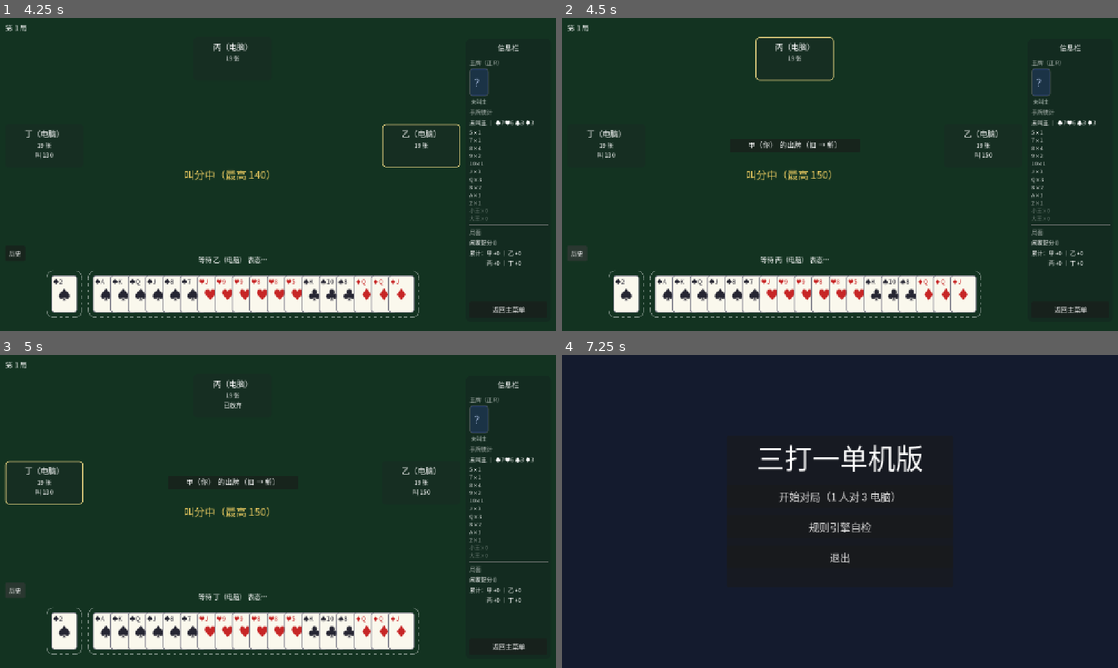
Above: before the commit, frames 1-4 (two rows, left to right).
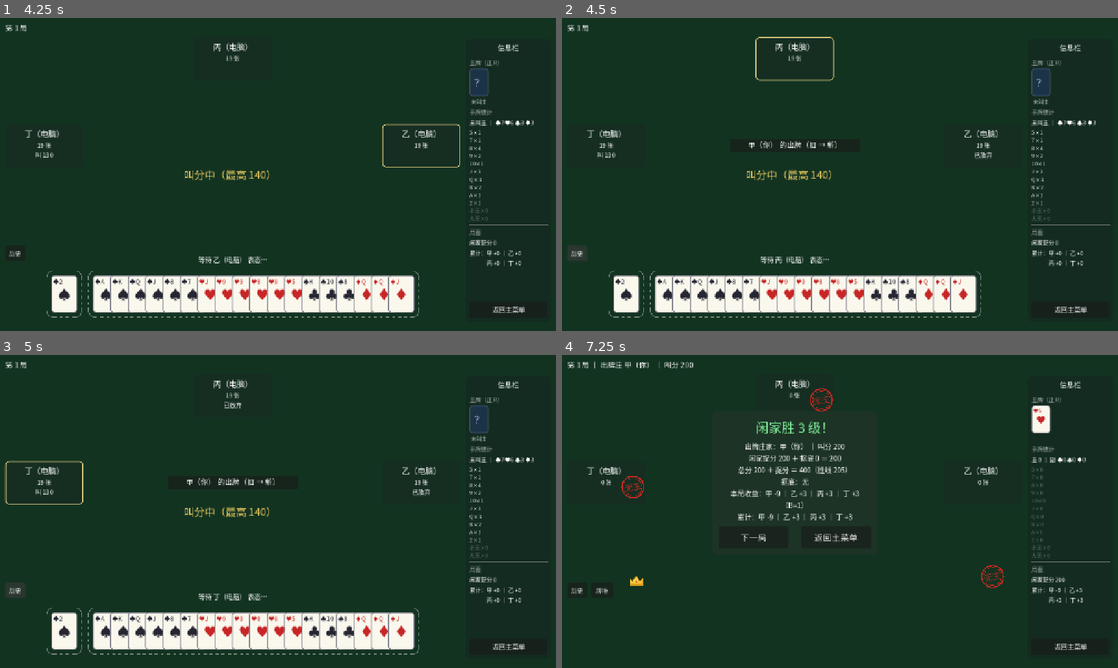
Above: after the commit, the same moments.

Repository: longy1/three-beat-one
Game: Godot game, scene res://scene/main_menu.tscn
The game is run twice, just before and just after one commit, with the same random seed, the same clock (stepped at 60 frames per second) and the same inputs.
Inputs:
- Up to frame 1 (4.25 s): click "开始对局（1 人对 3 电脑）" at 0.5 s; click "叫 135" at 1.25 s; click "返回主菜单" at 2 s; click "开始对局（1 人对 3 电脑）" at 2.75 s; click "叫 140" at 3.5 s
- Up to frame 2 (4.5 s): click "历史" at 4.25 s
- Up to frame 3 (5 s): no input
- Up to frame 4 (7.25 s): click "返回主菜单" at 5 s; click "规则引擎自检" at 5.75 s; click "返回主菜单" at 6.5 s

Frame 1 is identical in both runs. In frame 2, less than 0.1% of the frame differs, in the area x 45-78%, y 42-52%; in frame 3, less than 0.1%; in frame 4, 21%, in the area x 0-99%, y 1-95%.
Error after the commit: Invalid access to property or key 'cards' on a base object of type 'RefCounted (Card)'. (res://core/ai_play.gd:179)

Commit message:
ai: 角色化策略迭代——叫分 EV 定上限档+5 平滑递进（弃跳档）；闲家不主动领主牌对/优先队友缺门/提前下分；庄家藏强勾引/弱主逼主/逼空闯副/早局闯对；重校准采纳新 BID_CALIB（仅 130/135 正 EV）

Diff:
--- a/core/ai_bidding.gd
+++ b/core/ai_bidding.gd
@@ -41,17 +41,19 @@
 	return score
 
 
-## ── 叫分校准模型（2026-11-16 蒙特卡洛校准：test/calibrate_bidding.gd，1260 局 AI 互搏）──
-## 庄家平均收益（B=1）按「叫分档 × 手牌强度桶」查表；强度桶中心 17.5/42.5/57.5/82.5。
-## 校准结论：仅极强牌（≥65）叫 130/150 为正期望（+0.85/+0.45）；180/200 一律负期望。
+## ── 叫分校准模型（2026-11-17 重校准：test/calibrate_bidding.gd，1260 局新出牌策略 AI 互搏）──
+## 庄家平均收益（B=1）按「叫分档 × 手牌强度桶」查表；桶 [0,35)/[35,50)/[50,65)/[65,∞)，
+## 插值中心近似 17.5/42.5/57.5/82.5。
+## 校准结论（新出牌策略下）：仅强牌（≥65）在 130/135 为正期望（+0.40/+1.05），
+## 150 及以上全负——庄闲双方都变强后坐庄收益收窄，AI 自然收敛到低叫分平滑竞叫。
 ## 校准值受出牌策略水平约束：出牌策略迭代后需重跑校准工具。
 const BID_CALIB := {
-	130: [-4.43, -1.14, -0.81, 0.85],
-	135: [-3.26, -2.45, -0.45, 0.40],
-	150: [-3.00, -2.35, -2.20, 0.45],
-	165: [-3.12, -4.13, -2.45, -0.75],
-	180: [-4.89, -4.05, -2.65, -1.55],
-	200: [-5.35, -4.56, -3.15, -1.95],
+	130: [-2.83, -0.56, -0.95, 0.40],
+	135: [-2.85, -1.35, -1.80, 1.05],
+	150: [-3.23, -1.50, -2.25, 0.10],
+	165: [-3.97, -2.45, -1.90, 0.10],
+	180: [-5.05, -3.10, -3.85, -0.80],
+	200: [-5.30, -3.60, -2.35, -1.65],
 }
 const CALIB_CENTERS := [17.5, 42.5, 57.5, 82.5]
 
@@ -69,9 +71,9 @@
 
 
 ## 返回意向叫分或 BID_PASS。
-## 策略（期望收益模型）：对每个可叫档位查校准收益表（含强度插值），
-## 取期望最大者——仅当期望 > 0.2 直接叫；接近打平（-0.6~0.2）时 40% 概率
-## 参与竞叫；明显负期望一律放弃。130 档 = 底叫被动坐庄（不主动叫）。
+## 策略（2026-11-17 平滑化）：校准 EV 只用来选出「愿叫上限档」——期望 > 0.2 才愿意叫；
+## -0.6~0.2 噪声区 40% 概率参与。实际叫分 = 当前最高 + 5，逐轮平滑递进到上限档，
+## 不再一步跳档（130 一手叫到 150 体验差）；现最高已越过上限档则放弃。
 static func choose_bid(hand: Array, highest_bid: int, rng: RandomNumberGenerator) -> int:
 	var s: float = float(hand_strength(hand))
 	var best_b := BID_PASS
@@ -85,8 +87,10 @@
 			best_b = b
 	if best_b == BID_PASS:
 		return BID_PASS
-	if best_gain > 0.2:
-		return best_b
-	if best_gain > -0.6 and rng.randf() < 0.4:
+	var willing := best_gain > 0.2 or (best_gain > -0.6 and rng.randf() < 0.4)
+	if not willing:
 		return BID_PASS
-	return BID_PASS
+	var step: int = highest_bid + 5
+	if step > 200 or step > best_b:
+		return BID_PASS  # 超封顶，或现最高已越过愿叫上限
+	return step
--- a/core/ai_play.gd
+++ b/core/ai_play.gd
@@ -99,9 +99,12 @@
 
 ## 出牌决策（数据进/决策出）。plays 为本轮已出记录 [{ seat, cards, role }]，
 ## plays[0] 为领出；空数组表示本手领出。
-static func choose_play(hand: Array, trump: TrumpInfo, plays: Array, seat: int, banker_seat: int) -> Array:
+## history = 已结算轮次（可空）、trump_void = 7.3 无主公示（seat → bool，可空）：
+## 供领出角色策略做情报推断，缺省时退化为纯手牌贪心。
+static func choose_play(hand: Array, trump: TrumpInfo, plays: Array, seat: int, banker_seat: int,
+		history: Array = [], trump_void: Array = [false, false, false, false]) -> Array:
 	if plays.is_empty():
-		return _choose_lead(hand, trump)
+		return _choose_lead(hand, trump, seat, banker_seat, history, trump_void)
 
 	var lead := Combo.detect(plays[0].cards, trump)
 	if lead == null:
@@ -125,6 +128,11 @@
 	var last_seat := plays.size() >= 3
 	var s_class: int = lead.suit
 
+	# 提前下分（2026-11-17）：当前庄家领先、场上仍有未现身的王（队友手里可能还压得住）
+	# 且后面还有人出牌 → 把分牌垫进这轮；确定压不住 → 保留分牌
+	var teammate_may_beat: bool = i_am_defender and cur.seat == banker_seat and plays.size() <= 2 \
+		and _unseen_big_trumps(history) > 0
+
 	# 1) 有同牌型 → 必须跟：队友领先出最小；否则能赢用最小，赢不了出最小
 	if FollowRule.has_type(hand, s_class, lead.type, trump):
 		var options := list_type_options(hand, s_class, lead.type, trump)
@@ -134,6 +142,16 @@
 		for opt in options:
 			if opt.power > beat_power:
 				return opt.cards
+		# 压不住且队友也难压：跟牌里优先无分的（不在庄家赢轮白送分）
+		if not teammate_may_beat:
+			for opt in options:
+				var has_pts := false
+				for c in opt.cards:
+					if c.points() > 0:
+						has_pts = true
+						break
+				if not has_pts:
+					return opt.cards
 		return options[0].cards
 
 	# 2) 有该类牌但不成型 → 打尽（含优先对子），必输本轮
@@ -149,11 +167,161 @@
 			for opt in kills:
 				if opt.power > beat_power:
 					return opt.cards
-	return build_discard(hand, trump, lead.cards.size(), winner_is_teammate and i_am_defender)
-
-
-## 领出：手中最大的完整牌型（拖拉机 > 对子 > 单张）
-static func _choose_lead(hand: Array, trump: TrumpInfo) -> Array:
+	var feed: bool = (winner_is_teammate and i_am_defender) or teammate_may_beat
+	return build_discard(hand, trump, lead.cards.size(), feed)
+
+
+## 场上仍未现身的王（大王/小王各 2 张）：> 0 说明队友手里仍有可能握着压牌王牌
+static func _unseen_big_trumps(history: Array) -> int:
+	var seen := 0
+	for th in history:
+		for p in th.plays:
+			for c in p.cards:
+				if c.is_joker():
+					seen += 1
+	return maxi(0, 4 - seen)
+
+
+## 从历史推断各座位缺失的副花色：某副花色 S 领出的轮次里，
+## 该座位未打出任何 S 牌（无论垫牌还是杀主）→ 其已无 S。返回 { seat: { suit: true } }
+static func _infer_suit_voids(history: Array, trump: TrumpInfo) -> Dictionary:
+	var voids := {}
+	for th in history:
+		var plays: Array = th.plays
+		if plays.is_empty():
+			continue
+		var lead := Combo.detect(plays[0].cards, trump)
+		if lead == null or lead.suit == TrumpInfo.CLASS_TRUMP:
+			continue
+		var s: int = lead.suit
+		for p in plays:
+			var has_s := false
+			for c in p.cards:
+				if trump.effective_suit(c) == s:
+					has_s = true
+					break
+			if not has_s:
+				if not voids.has(p.seat):
+					voids[p.seat] = {}
+				voids[p.seat][s] = true
+	return voids
+
+
+## 领出策略（2026-11-17 角色化重写）：
+## - 庄家：①握顶张（大王对/四王）先出最高常主对勾引（藏强牌诱闲家下分/耗牌）
+##   ②弱主（无王 ≤5 张）且有副对 → 先出最小主牌单张逼闲家放主
+##   ③逼空（≥2 闲家公示无主）→ 出最大副牌组合闯
+##   ④开局（手牌 ≥12）有 Q 以上副对 → 提前闯（防主牌不够大时被单张拆散）
+##   ⑤默认：最强完整组合（拖 > 对 > 单）
+## - 闲家：不主动领主牌对/拖（除非无副牌、庄家已公示无主）；副牌领出优先
+##   队友已缺失的花色（可放心喂分），避开庄家已缺失的花色（防小杀）；无组合时领最大单张
+static func _choose_lead(hand: Array, trump: TrumpInfo, seat: int, banker_seat: int,
+		history: Array = [], trump_void: Array = [false, false, false, false]) -> Array:
+	var trump_pairs := FollowRule.list_pairs(hand, TrumpInfo.CLASS_TRUMP, trump)
+	var trump_tractors := FollowRule.list_tractors(hand, TrumpInfo.CLASS_TRUMP, trump)
+	var side_combos: Array = []  # [{ cards, power, suit }]（副牌对子与拖拉机）
+	var has_side := false
+	var trump_count := 0
+	var has_joker := false
+	for c in hand:
+		if trump.is_trump(c):
+			trump_count += 1
+			if c.is_joker():
+				has_joker = true
+		else:
+			has_side = true
+	for suit_class in Card.NORMAL_SUITS:
+		for pair in FollowRule.list_pairs(hand, suit_class, trump):
+			side_combos.append({cards = pair, power = trump.card_power(pair[0]), suit = suit_class})
+		for t in FollowRule.list_tractors(hand, suit_class, trump):
+			side_combos.append({cards = t, power = Combo.power(Combo.detect(t, trump), trump), suit = suit_class})
+
+	# 主牌组合里的顶张标记：大王对 / 四王
+	var holds_joker_pair := false
+	for pair in trump_pairs:
+		if pair[0].is_joker() and pair[0].rank == Card.RANK_BIG_JOKER:
+			holds_joker_pair = true
+	for t in trump_tractors:
+		var jokers := 0
+		for c in t:
+			if c.is_joker():
+				jokers += 1
+		if jokers == 4:
+			holds_joker_pair = true
+
+	# ================= 庄家 =================
+	if seat == banker_seat:
+		var defenders_void := 0
+		for d in 4:
+			if d != banker_seat and trump_void.size() == 4 and trump_void[d]:
+				defenders_void += 1
+		var permanent_pairs: Array = []
+		for pair in trump_pairs:
+			if not pair[0].is_joker() and trump.is_permanent_trump(pair[0]):
+				permanent_pairs.append(pair)
+		# ① 藏强勾引：握顶张且另有常主对 → 先出最高常主对（顶张留到后手收割）
+		if holds_joker_pair and not permanent_pairs.is_empty():
+			permanent_pairs.sort_custom(_pair_power_desc(trump))
+			return permanent_pairs[0]
+		# ② 弱主逼主：先出最小主牌单张，逼闲家放主消耗
+		if trump_count >= 1 and trump_count <= 5 and not has_joker \
+				and not side_combos.is_empty() and defenders_void < 2:
+			var lowest: Card = null
+			for c in hand:
+				if trump.is_trump(c) and (lowest == null or trump.card_power(c) < trump.card_power(lowest)):
+					lowest = c
+			return [lowest]
+		# ③ 逼空闯副：闲家主牌已耗干 → 最大副牌组合冲分
+		if defenders_void >= 2 and not side_combos.is_empty():
+			side_combos.sort_custom(_combo_power_desc)
+			return side_combos[0].cards
+		# ④ 早局闯中坚副对：趁主牌控制力尚在提前兑现，防被单张拆散
+		if hand.size() >= 12 and not side_combos.is_empty():
+			var big_side: Dictionary = side_combos[0]
+			for sc in side_combos:
+				if sc.power > big_side.power:
+					big_side = sc
+			if big_side.power >= Card.RANK_Q:
+				return big_side.cards
+		# ⑤ 默认：最强完整组合
+		return _best_combo(hand, trump, trump_pairs, trump_tractors, side_combos)
+
+	# ================= 闲家 =================
+	var banker_void: bool = trump_void.size() == 4 and trump_void[banker_seat]
+	if banker_void:
+		# 庄家已公示无主：主牌组合必赢，优先领主牌对（单张威胁已失）
+		var best_trump := _best_combo(hand, trump, trump_pairs, trump_tractors, [])
+		if best_trump.size() == 2 and not trump_pairs.is_empty():
+			return best_trump
+		if not trump_tractors.is_empty():
+			return best_trump
+	# 副牌组合评分：队友缺失花色加成（可放心喂分），庄家缺失花色减分（防小杀）
+	if not side_combos.is_empty():
+		var voids := _infer_suit_voids(history, trump)
+		var best_side: Dictionary = side_combos[0]
+		var best_score := -1.0
+		for sc in side_combos:
+			var score: float = float(sc.power)
+			for mate in 4:
+				if mate == seat or mate == banker_seat:
+					continue
+				if voids.has(mate) and voids[mate].has(sc.suit):
+					score += 300.0
+			if voids.has(banker_seat) and voids[banker_seat].has(sc.suit):
+				score -= 200.0
+			if score > best_score:
+				best_score = score
+				best_side = sc
+		return best_side.cards
+	if not has_side and (not trump_pairs.is_empty() or not trump_tractors.is_empty()):
+		# 无副牌可打：领主牌组合（例外许可）
+		return _best_combo(hand, trump, trump_pairs, trump_tractors, [])
+	return _best_combo(hand, trump, trump_pairs, trump_tractors, [])
+
+
+## 最强完整组合（拖拉机 > 对子 > 单张；原始贪心口径）
+static func _best_combo(hand: Array, trump: TrumpInfo, trump_pairs: Array, trump_tractors: Array,
+		side_combos: Array) -> Array:
 	var best: Array = []
 	var best_score := -1
 	for c in hand:
@@ -161,20 +329,31 @@
 		if s > best_score:
 			best_score = s
 			best = [c]
-	var classes: Array = [TrumpInfo.CLASS_TRUMP]
-	classes.append_array(Card.NORMAL_SUITS)
-	for suit_class in classes:
-		for pair in FollowRule.list_pairs(hand, suit_class, trump):
-			var s2 := trump.card_power(pair[0]) + 1000
-			if s2 > best_score:
-				best_score = s2
-				best = pair
-		for t in FollowRule.list_tractors(hand, suit_class, trump):
-			var s3 := Combo.power(Combo.detect(t, trump), trump) + 100000
-			if s3 > best_score:
-				best_score = s3
-				best = t
+	for pair in trump_pairs:
+		var s2 := trump.card_power(pair[0]) + 1000
+		if s2 > best_score:
+			best_score = s2
+			best = pair
+	for t in trump_tractors:
+		var s3 := Combo.power(Combo.detect(t, trump), trump) + 100000
+		if s3 > best_score:
+			best_score = s3
+			best = t
+	for sc in side_combos:
+		var s4: int = sc.power + 1000
+		if s4 > best_score:
+			best_score = s4
+			best = sc.cards
 	return best
+
+
+static func _pair_power_desc(trump: TrumpInfo) -> Callable:
+	return func(a: Array, b: Array) -> bool:
+		return trump.card_power(a[0]) > trump.card_power(b[0])
+
+
+static func _combo_power_desc(a, b) -> bool:
+	return a.power > b.power
 
 
 ## ============================= 出牌构造件（策略内部使用） =============================
--- a/core/ai_policy.gd
+++ b/core/ai_policy.gd
@@ -38,6 +38,8 @@
 	return AiPlay.choose_discard(hand, trump, GameEngine.BOTTOM_SIZE)
 
 
-## 出牌：从引擎状态解包数据后交纯策略（联机服务端应直接调 AiPlay.choose_play）
+## 出牌：从引擎状态解包数据后交纯策略（联机服务端应直接调 AiPlay.choose_play）；
+## 附带历史轮次与 7.3 无主公示（角色化领出/提前下分的情报输入）
 static func choose_play(engine: GameEngine, seat: int) -> Array:
-	return AiPlay.choose_play(engine.hands[seat], engine.trump, engine.current_plays, seat, engine.banker_seat)
+	return AiPlay.choose_play(engine.hands[seat], engine.trump, engine.current_plays,
+		seat, engine.banker_seat, engine.trick_history, engine.trump_void_seats)
--- a/test/test_ai_policy.gd
+++ b/test/test_ai_policy.gd
@@ -7,7 +7,7 @@
 
 func test_choose_bid_levels(test) -> void:
 	AiPolicy.rng.seed = 2026
-	# 极强牌（四王 + 多 2 + A 对 + K 对，strength≈86 → 校准桶 [65,∞)）
+	# 极强牌（四王 + 多 2 + A 对 + K 对，strength≈86 → 校准桶 [65,∞)，愿叫上限档 150）
 	var strong: Array = [
 		C(Card.Suit.JOKER, Card.RANK_BIG_JOKER, 0), C(Card.Suit.JOKER, Card.RANK_BIG_JOKER, 1),
 		C(Card.Suit.JOKER, Card.RANK_SMALL_JOKER, 0), C(Card.Suit.JOKER, Card.RANK_SMALL_JOKER, 1),
@@ -27,13 +27,20 @@
 		C(Card.Suit.SPADE, Card.RANK_A, 1), C(Card.Suit.HEART, Card.RANK_K, 0), C(Card.Suit.HEART, Card.RANK_K, 1),
 		C(Card.Suit.CLUB, Card.RANK_Q, 0), C(Card.Suit.DIAMOND, Card.RANK_2, 0),
 		C(Card.Suit.SPADE, Card.RANK_7, 0), C(Card.Suit.SPADE, Card.RANK_8, 0)]
-	# EV 模型：极强牌锁定校准正期望档 150（s≥65 叫 150 = +0.45）
-	test.eq(AiPolicy.choose_bid(strong, 130), 150, "极强牌叫 150（校准正 EV 档）")
-	test.eq(AiPolicy.choose_bid(strong, 150), GameEngine.BID_PASS, "150 已叫 → 剩余档全负 EV → 放弃")
-	test.eq(AiPolicy.choose_bid(strong, 165), GameEngine.BID_PASS, "165 起全负 EV → 放弃")
-	test.eq(AiPolicy.choose_bid(strong, 170), GameEngine.BID_PASS, "170 起无人应叫")
-	# 中等牌（strength≈65，落在校准噪声区）：插值后负 EV → 放弃（不激进）
-	test.eq(AiPolicy.choose_bid(medium, 130), GameEngine.BID_PASS, "中等牌负 EV → 放弃")
+	# 2026-11-17 平滑化 + 重校准：EV 只定愿叫上限档（新校准唯一明确正 EV 档 = 135），
+	# 实际叫分一律 最高+5 逐轮递进，不跳档
+	test.eq(AiPolicy.choose_bid(strong, 130), 135, "极强牌从 130 一手只叫 +5（不跳档）")
+	# 上限档附近为校准噪声区（150 档 +0.10）：40% 概率参与；参与必为 +5 平滑档
+	AiPolicy.rng.seed = 7
+	var near_cap: int = AiPolicy.choose_bid(strong, 135)
+	test.check(near_cap == GameEngine.BID_PASS or near_cap == 140,
+		"上限档附近：放弃或 +5 平滑（实际 %s）" % str(near_cap))
+	test.eq(AiPolicy.choose_bid(strong, 165), GameEngine.BID_PASS, "越过上限档全负 EV → 放弃")
+	test.eq(AiPolicy.choose_bid(strong, 180), GameEngine.BID_PASS, "180 起全负 EV → 放弃")
+	# 中等牌（strength≈65）：校准负 EV 区 → 要么放弃要么 +5 试探
+	var medium_bid: int = AiPolicy.choose_bid(medium, 130)
+	test.check(medium_bid == GameEngine.BID_PASS or medium_bid == 135,
+		"中等牌噪声区：要么放弃要么 +5（实际 %s）" % str(medium_bid))
 
 
 func test_choose_trump_prefers_long_suit(test) -> void:
@@ -171,3 +178,95 @@
 	var play := AiPlay.choose_play(hand, trump, plays, 1, 2)  # 自己 1 = 闲家，领出者 2 = 庄家
 	test.eq(play.size(), 2, "垫牌张数 = 甩打张数")
 	test.check(not play.has(hand[0]), "庄家甩打时不喂分（♥5 保留）")
+
+
+## ============================= 角色化领出策略（2026-11-17） =============================
+
+## 闲家不主动领主牌对：有副牌对 → 领副牌；庄家公示无主 / 无副牌 → 例外许可
+func test_defender_avoids_trump_pair_lead(test) -> void:
+	var t := TrumpInfo.new(Card.Suit.SPADE, Card.RANK_9)
+	var hand := [C(Card.Suit.SPADE, Card.RANK_9, 0), C(Card.Suit.SPADE, Card.RANK_9, 1),
+		C(Card.Suit.HEART, Card.RANK_A, 0), C(Card.Suit.HEART, Card.RANK_A, 1),
+		C(Card.Suit.CLUB, Card.RANK_5, 0), C(Card.Suit.DIAMOND, Card.RANK_7, 0)]
+	var lead := AiPlay.choose_play(hand, t, [], 1, 2)
+	test.eq(lead, [hand[2], hand[3]], "闲家有副牌对 → 领 ♥AA，不主动领主牌对")
+	var lead2 := AiPlay.choose_play(hand, t, [], 1, 2, [], [false, false, true, false])
+	test.eq(lead2, [hand[0], hand[1]], "庄家公示无主（7.3）→ 领主牌对必赢")
+	var trump_only := [C(Card.Suit.SPADE, Card.RANK_9, 0), C(Card.Suit.SPADE, Card.RANK_9, 1),
+		C(Card.Suit.SPADE, Card.RANK_J, 0)]
+	var lead3 := AiPlay.choose_play(trump_only, t, [], 1, 2)
+	test.eq(lead3, [trump_only[0], trump_only[1]], "实在没有副牌 → 领主牌对")
+
+
+## 闲家副牌领出优先队友已缺失的花色（从历史推断）
+func test_defender_prefers_teammate_void_suit(test) -> void:
+	var t := TrumpInfo.new(Card.Suit.SPADE, Card.RANK_9)
+	var hand := [C(Card.Suit.HEART, Card.RANK_A, 0), C(Card.Suit.HEART, Card.RANK_A, 1),
+		C(Card.Suit.CLUB, Card.RANK_K, 0), C(Card.Suit.CLUB, Card.RANK_K, 1),
+		C(Card.Suit.DIAMOND, Card.RANK_5, 0)]
+	var no_history := AiPlay.choose_play(hand, t, [], 1, 2)
+	test.eq(no_history, [hand[0], hand[1]], "无情报 → 领更大的 ♥AA")
+	var history := [{plays = [
+		{seat = 2, cards = [C(Card.Suit.CLUB, Card.RANK_7, 0), C(Card.Suit.CLUB, Card.RANK_7, 1)], role = FollowRule.Role.LEAD},
+		{seat = 0, cards = [C(Card.Suit.CLUB, Card.RANK_J, 0)], role = FollowRule.Role.FOLLOW_TYPE},
+		{seat = 3, cards = [C(Card.Suit.DIAMOND, Card.RANK_K, 0), C(Card.Suit.DIAMOND, Card.RANK_9, 0)], role = FollowRule.Role.DISCARD},
+		{seat = 1, cards = [C(Card.Suit.CLUB, Card.RANK_5, 0)], role = FollowRule.Role.FOLLOW_TYPE}], winner = 2}]
+	var lead := AiPlay.choose_play(hand, t, [], 1, 2, history)
+	test.eq(lead, [hand[2], hand[3]], "队友（丁）已无 ♣ → 优先领 ♣KK（可放心喂分）")
+
+
+## 庄家握顶张（大王对）另有常主对 → 先出常主对勾引，藏强牌
+func test_banker_baits_from_permanent_pair(test) -> void:
+	var t := TrumpInfo.new(Card.Suit.SPADE, Card.RANK_9)
+	var hand := [C(Card.Suit.JOKER, Card.RANK_BIG_JOKER, 0), C(Card.Suit.JOKER, Card.RANK_BIG_JOKER, 1),
+		C(Card.Suit.SPADE, Card.RANK_9, 0), C(Card.Suit.SPADE, Card.RANK_9, 1),
+		C(Card.Suit.CLUB, Card.RANK_5, 0), C(Card.Suit.DIAMOND, Card.RANK_7, 0)]
+	var lead := AiPlay.choose_play(hand, t, [], 2, 2)
+	test.eq(lead, [hand[2], hand[3]], "庄家握大王对 + 正R对 → 先出 ♠RR 对勾引（藏大王对）")
+	var top_only := [C(Card.Suit.JOKER, Card.RANK_BIG_JOKER, 0), C(Card.Suit.JOKER, Card.RANK_BIG_JOKER, 1),
+		C(Card.Suit.JOKER, Card.RANK_SMALL_JOKER, 0), C(Card.Suit.JOKER, Card.RANK_SMALL_JOKER, 1),
+		C(Card.Suit.CLUB, Card.RANK_5, 0)]
+	var lead2 := AiPlay.choose_play(top_only, t, [], 2, 2)
+	test.eq(lead2, [top_only[0], top_only[1], top_only[2], top_only[3]], "无常主对可出 → 领四王（最大拖）")
+
+
+## 庄家弱主逼主：先出最小主牌单张消耗闲家主牌；逼空后改闯最大副牌
+func test_banker_bleeds_low_trump_then_charges(test) -> void:
+	var t := TrumpInfo.new(Card.Suit.SPADE, Card.RANK_9)
+	var hand := [C(Card.Suit.SPADE, Card.RANK_5, 0), C(Card.Suit.SPADE, Card.RANK_J, 0),
+		C(Card.Suit.HEART, Card.RANK_K, 0), C(Card.Suit.HEART, Card.RANK_K, 1),
+		C(Card.Suit.DIAMOND, Card.RANK_7, 0)]
+	var lead := AiPlay.choose_play(hand, t, [], 2, 2)
+	test.eq(lead, [hand[0]], "弱主（无王 2 张）+ 有副对 → 先出最小主牌单张逼主")
+	var drained := AiPlay.choose_play(hand, t, [], 2, 2, [], [true, true, false, true])
+	test.eq(drained, [hand[2], hand[3]], "≥2 闲家公示无主 → 改闯最大副牌 ♥KK")
+
+
+## 庄家开局提前闯中坚副对（防主牌不够大时被闲家单张拆散）
+func test_banker_charges_side_pair_early(test) -> void:
+	var t := TrumpInfo.new(Card.Suit.SPADE, Card.RANK_9)
+	var hand: Array = [
+		C(Card.Suit.SPADE, Card.RANK_5, 0), C(Card.Suit.SPADE, Card.RANK_7, 0),
+		C(Card.Suit.SPADE, Card.RANK_8, 0), C(Card.Suit.SPADE, Card.RANK_9, 0),
+		C(Card.Suit.SPADE, Card.RANK_J, 0), C(Card.Suit.SPADE, Card.RANK_A, 0),
+		C(Card.Suit.HEART, Card.RANK_K, 0), C(Card.Suit.HEART, Card.RANK_K, 1),
+		C(Card.Suit.DIAMOND, Card.RANK_7, 0), C(Card.Suit.DIAMOND, Card.RANK_8, 0),
+		C(Card.Suit.CLUB, Card.RANK_9, 0), C(Card.Suit.CLUB, Card.RANK_Q, 0)]
+	var lead := AiPlay.choose_play(hand, t, [], 2, 2)
+	test.eq(lead, [hand[6], hand[7]], "开局（12 张）有 Q 以上副对 → 提前闯 ♥KK")
+
+
+## 闲家提前下分：庄家当前领先但队友或能压（场上还有未现身的王）→ 垫分；
+## 大牌已全部现身（确定压不住）→ 保留分牌
+func test_defender_feeds_points_when_teammate_may_beat(test) -> void:
+	var t := TrumpInfo.new(Card.Suit.SPADE, Card.RANK_9)
+	var hand := [C(Card.Suit.HEART, Card.RANK_7, 0), C(Card.Suit.DIAMOND, Card.RANK_K, 0)]
+	var plays := [{seat = 2, cards = [C(Card.Suit.SPADE, Card.RANK_5, 0)], role = FollowRule.Role.LEAD}]
+	var feed := AiPlay.choose_play(hand, t, plays, 1, 2, [])
+	test.eq(feed, [hand[1]], "庄家领先 + 还有未见王 → 提前垫 ♦K 下分（队友或能压）")
+	var seen_all := [{plays = [
+		C(Card.Suit.JOKER, Card.RANK_BIG_JOKER, 0), C(Card.Suit.JOKER, Card.RANK_BIG_JOKER, 1),
+		C(Card.Suit.JOKER, Card.RANK_SMALL_JOKER, 0), C(Card.Suit.JOKER, Card.RANK_SMALL_JOKER, 1)],
+		winner = 0}]
+	var hold := AiPlay.choose_play(hand, t, plays, 1, 2, seen_all)
+	test.eq(hold, [hand[0]], "四王已全部现身（确定压不住）→ 垫无分的 ♥7 保留分牌")
Not shown, changed: AGENTS.md
Not shown, changed: doc/三打哈-Godot工程计划.md
